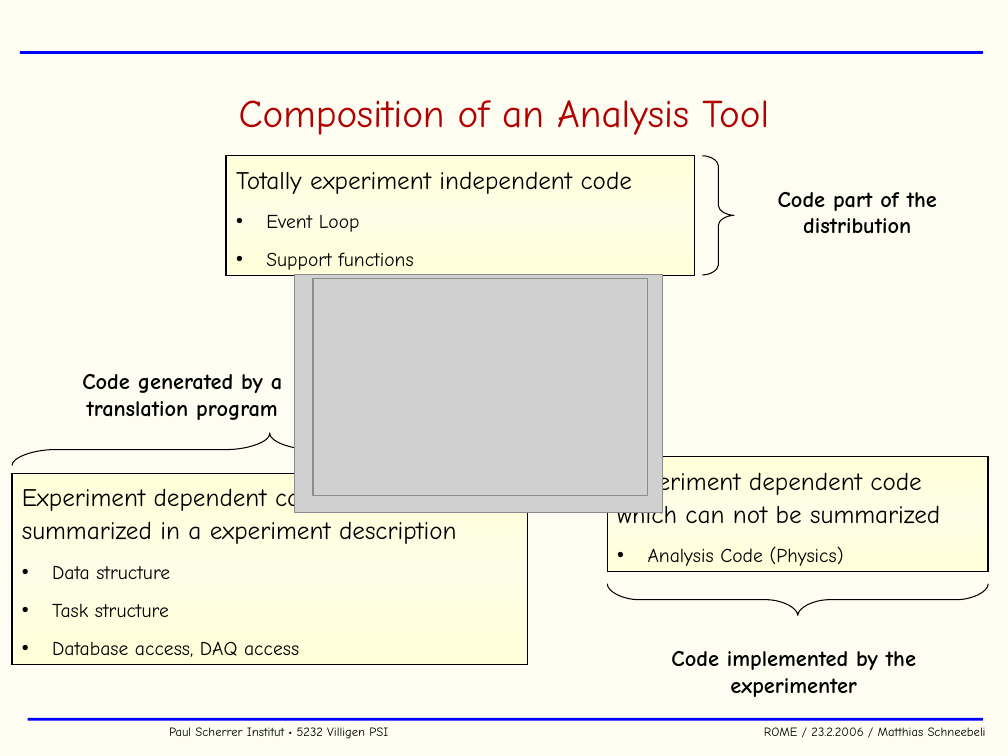
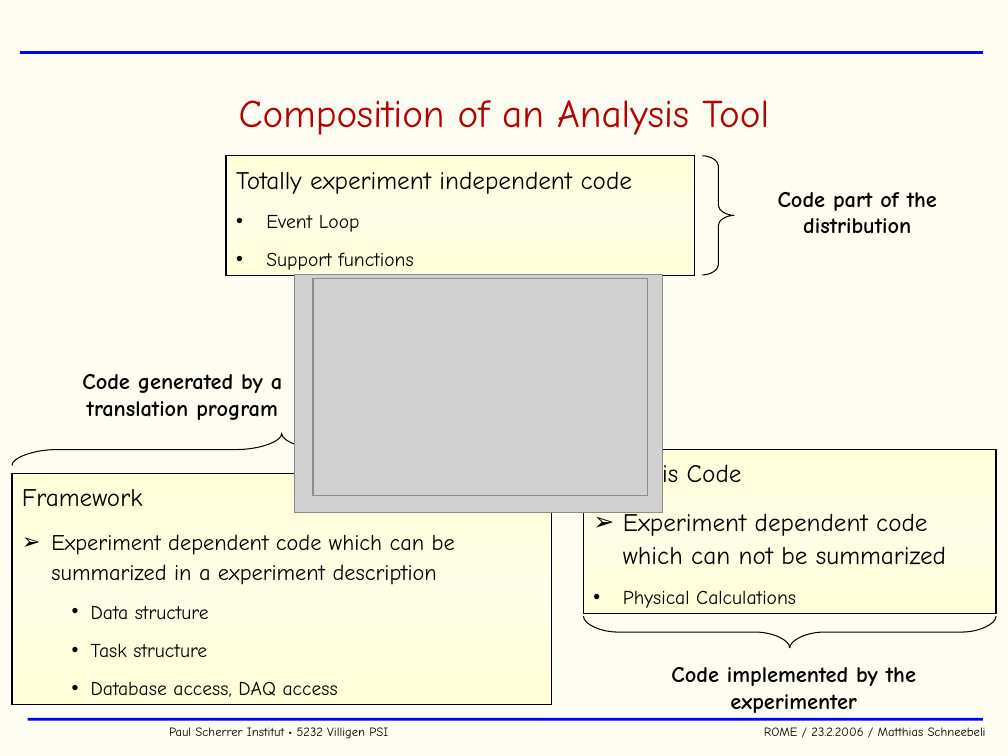
Before and after one commit to cjpl/rome, a slide deck: slide 6 of rome/documentation/ROME.ppt. Drawn at 1008x756 pixels with LibreOffice and Linux fonts; fonts in the diff are those of the drawing; grey boxes stand for pictures; background and template pictures are left out. Boxes give left, top, right and bottom in pixels: in the first picture for what was removed or moved away, otherwise in the second. Text is boxed around its words. In the diff, an @@ line names an element or a change of style, - is before the commit and + after.

```diff
--- a/rome/documentation/ROME.ppt
+++ b/rome/documentation/ROME.ppt
@@ freeform shape: place and size @@
-freeform shape at (12,433,528,466)
+freeform shape at (13,433,552,465)
@@ rectangle "Framework": place and size @@
-rectangle "Framework" at (12,474,528,665)
+rectangle "Framework" at (12,474,551,705)
@@ rectangle "Analysis Code": place and size @@
-rectangle "Analysis Code" at (607,457,988,572)
+rectangle "Analysis Code" at (584,450,996,614)
@@ text in rectangle at (593,461,742,491): paragraph added @@
+Analysis Code
@@ text in rectangle at (22,489,143,506): paragraph added @@
+Framework
@@ text in rectangle at (51,534,455,697): size 18 to 16 pt in "Experiment dependent code which can be summarized ..."; bullet none to ➢; less space between paragraphs; list level 1 to 2 in "Data structure"; list level 1 to 2 in "Task structure"; list level 1 to 2 in "Database access, DAQ access" @@
@@ text in rectangle at (623,510,946,565): bullet none to ➢ @@
@@ text in rectangle at (623,590,796,608): text changed @@
-• Analysis Code (Physics)
+• Physical Calculations
@@ freeform shape: place and size @@
-freeform shape at (608,584,989,616)
+freeform shape at (584,615,996,648)
@@ text "Code implemented by the experimenter": place and size @@
-text "Code implemented by the experimenter" at (671,651,916,697)
+text "Code implemented by the experimenter" at (671,667,916,713)
```
Also in this commit, not shown: 8 other slides changed, 1 slide added, 1 slide removed.
